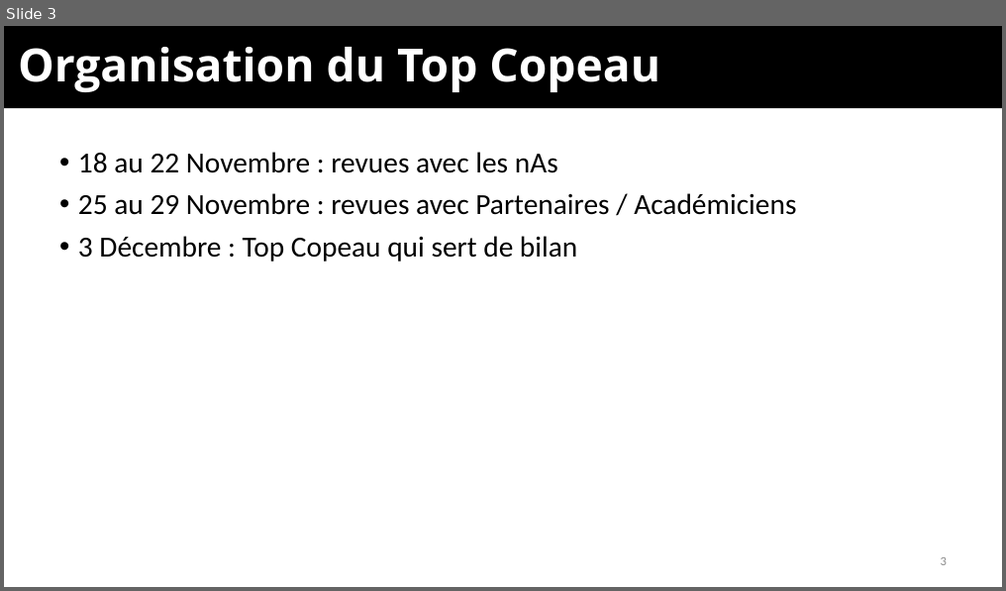
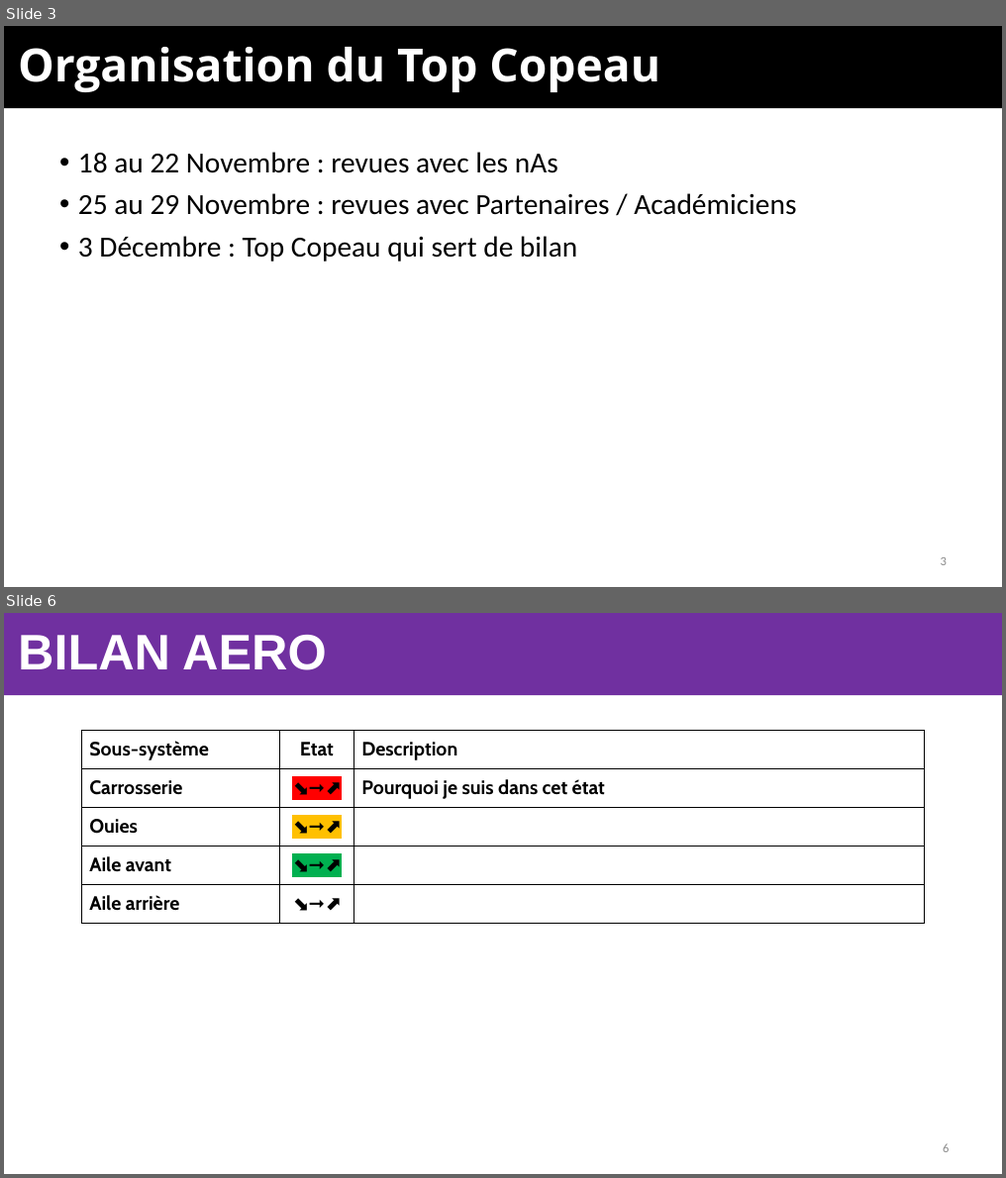
Before and after one commit to EOSCogniton/Ressources2020, a slide deck: DR_Direction/MG_Management/10_Point_Projet/2019_2020/2019 11 05.pptx. Shown one above the other, each under a label of ours: slide 3 before the commit, slides 3 and 6 after it; the slides between them are not shown. The pictures are 1006x591 and 1006x1178 pixels, drawn with LibreOffice and Linux fonts; fonts in the diff are those of the drawing; background and template pictures are left out. Boxes give left, top, right and bottom in pixels: in the first picture for what was removed or moved away, otherwise in the second. Text is boxed around its words. In the diff, an @@ line names an element or a change of style, - is before the commit and + after.

```diff
--- a/DR_Direction/MG_Management/10_Point_Projet/2019_2020/2019 11 05.pptx
+++ b/DR_Direction/MG_Management/10_Point_Projet/2019_2020/2019 11 05.pptx
@@ slide 6 added at bbox=[4, 613, 1002, 1174], background #FFFFFF @@
@@ rectangle added at bbox=[4, 613, 1002, 696], fill #7030A0 @@
@@ title added at bbox=[18, 635, 327, 670], 36 pt, text #FFFFFF, bold @@
+BILAN AERO
@@ table added at bbox=[82, 730, 924, 921], 5 rows, 3 columns @@
+Sous-système | Etat | Description
+Carrosserie | ⬊➞⬈ | Pourquoi je suis dans cet état
+Ouies | ⬊➞⬈ | 
+Aile avant | ⬊➞⬈ | 
+Aile arrière | ⬊➞⬈ | 
@@ page number added at bbox=[943, 1144, 948, 1153], 9 pt, text #8C8C8C @@
+6
```
Also in this commit, not shown: 2 slides changed, 4 other slides added, 1 other file.
